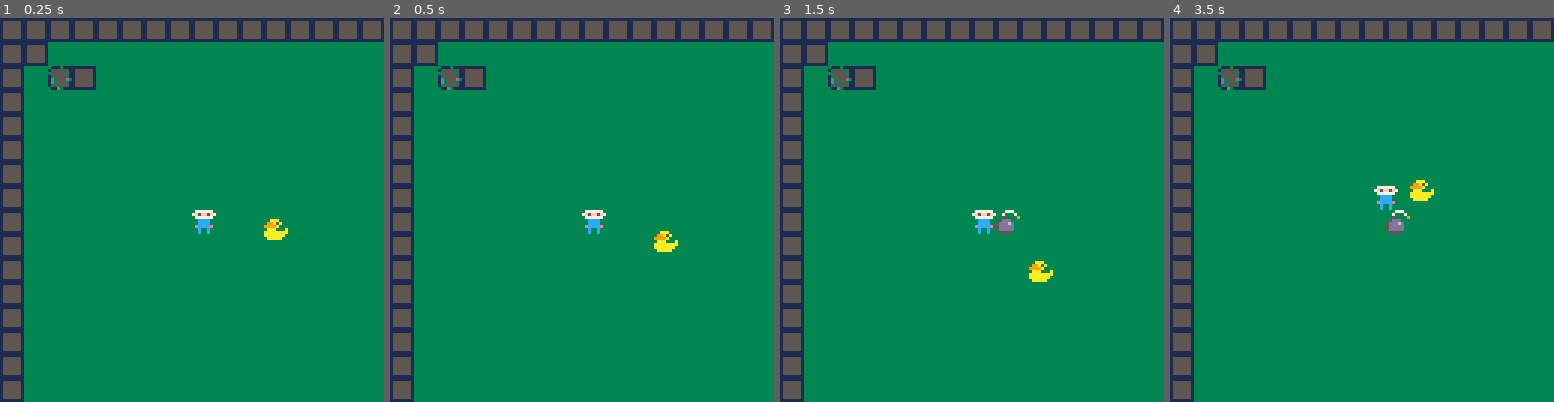
Above: before the commit, frames 1-4 (left to right).
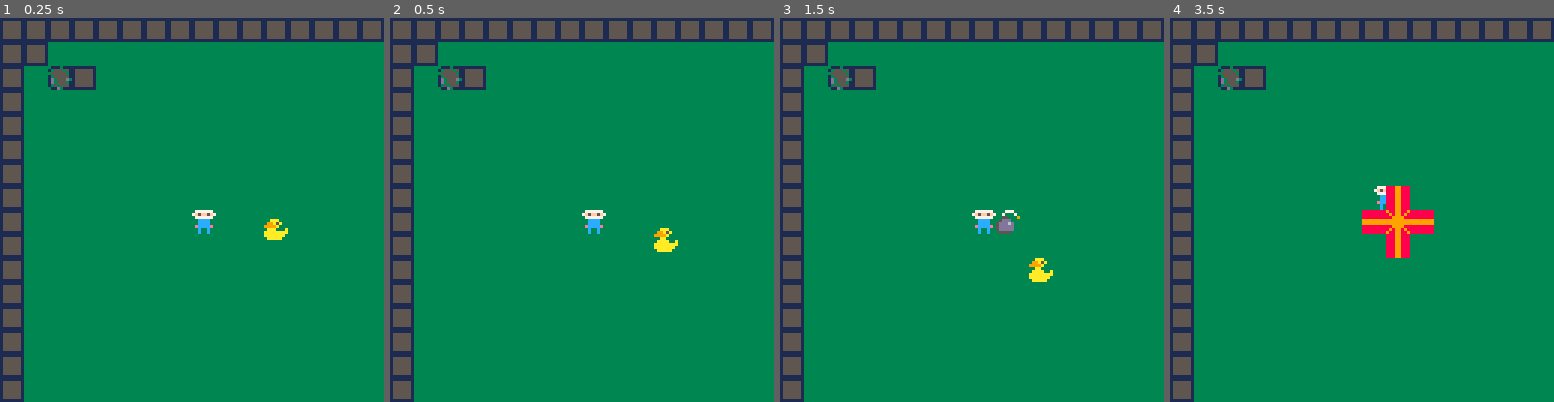
Above: after the commit, the same moments.

Repository: DigbyTheDog/PicoBomber
Game: PICO-8 cartridge game-1.p8
Two runs of this game, one before a commit and one after it. Both use one fixed random seed, a clock stepped at 60 frames per second and the inputs below.
Inputs:
- Up to frame 1 (0.25 s): no input
- Up to frame 2 (0.5 s): no input
- Up to frame 3 (1.5 s): tap O (Z key) at 0.7 s
- Up to frame 4 (3.5 s): hold Right 1.6-2.1 s; tap O (Z key) every 0.4 s from 1.7 to 3.3 s; hold Up 2.15-2.42 s; hold Right 2.47-3.03 s; hold Left from 3.08 s (still down)

Frame 1 is identical in both runs. In frame 2, 0.1% of the frame differs, in the area x 68-74%, y 54-59%; in frame 3, 0.1%; in frame 4, 2.2%, in the area x 50-69%, y 42-63%.

Commit message:
Update game-1.p8
numerous changes, most notable consolidating all lists of objects

Diff:
--- a/game-1.p8
+++ b/game-1.p8
@@ -3,34 +3,25 @@
 __lua__
 
 local player
-local walls
-local enemies
-
 local game_objects={}
-
 local bomb_is_deployed = false
 local global_timer = 0
 
 function _init()
 
-	enemies={
-		make_enemy(90,64)
-	}
-	walls={
-		make_wall(16,16,8,8,true),
-		make_wall(24,16,8,8),
-		make_wall(8,8,8,8)
-	}
+	make_enemy(90,64)
+	make_wall(16,16,8,8,true)
+	make_wall(24,16,8,8)
+	make_wall(8,8,8,8)
 
 	for i = 0,16,1
 	do
-		add(walls, make_wall(0,i*8,8,8))
+		make_wall(0,i*8,8,8)
 		if i > 0 then
-			add(walls, make_wall(i*8,0,8,8))
+			make_wall(i*8,0,8,8)
 		end
 	end
 
-	bombs={}
 	player = make_protag(64,64,8,8)
 
 end
@@ -111,12 +102,15 @@
 		name="bomberman",
 		facing=1, -- 0123 = lrud
 		is_stuck=false,
+		moving=false,
+		current_sprite=48,
 		draw=function(self)
 
 			if self.is_stuck == true then
 				print("oh no!",self.x+self.width+2,self.y-4,7)
 			end
-			spr(48,self.x,self.y)
+
+			spr(self.current_sprite,self.x,self.y)
 
 		end,
 		update=function(self)
@@ -127,17 +121,22 @@
 
 			-- In a bomberman-type game, it's weird if you can move diag, so limit to one direction at a time.
 			-- TODO: it feels bad to stop when two keys are held, actually.
+			self.moving=false
 			if btn(0) and not (btn(1) or btn(2) or btn(3)) then -- left
 				self.facing = 0
+				self.moving = true
 				self.x -= 1
 			elseif btn(1) and not (btn(0) or btn(2) or btn(3)) then -- right
 				self.facing = 1
+				self.moving = true
 				self.x += 1
 			elseif btn(3) and not (btn(1) or btn(2) or btn(0)) then -- down
 				self.facing = 3
+				self.moving = true
 				self.y += 1
 			elseif btn(2) and not (btn(0) or btn(1) or btn(3)) then -- up
 				self.facing = 2
+				self.moving = true
 				self.y -= 1
 			end
 
@@ -157,7 +156,7 @@
 				end
 
 				if bomb_is_deployed == false then
-					add(bombs, make_bomb(bomb_x,bomb_y,self.facing))
+					make_bomb(bomb_x,bomb_y,self.facing)
 					bomb_is_deployed = true
 				end
 			end
@@ -226,9 +225,8 @@
 			player:check_for_collision_with_wall(self)
 			if self.bombable==true then
 				local b
-				for b in all(bombs) do
-					if b.exploding==true and b:check_for_collision_with_other_object(self)==true then
-						del(walls, self)
+				for b in all(game_objects) do
+					if b.name == "bomb" and b.exploding==true and b:check_for_collision_with_other_object(self)==true then
 						del(game_objects, self)
 					end
 				end
@@ -267,8 +265,8 @@
 
 			-- ensure bomb does not get stuck in wall
 			local w
-			for w in all(walls) do
-				while are_object_rects_colliding(self, w)==true do
+			for w in all(game_objects) do
+				while w.name=="wall" and are_object_rects_colliding(self, w)==true do
 					if self.dropped_while_player_facing==0 then
 						self.x += 1
 						if are_object_rects_colliding(self,player) and not player.is_stuck then
@@ -290,8 +288,8 @@
 							player.y -= 1
 						end
 					end
-					for w in all(walls) do
-						if are_object_rects_colliding(w,player) then
+					for w in all(game_objects) do
+						if w.name=="wall" and are_object_rects_colliding(w,player) then
 							player.is_stuck = true
 							player.x = player_x_orig
 							player.y = player_y_orig
@@ -305,12 +303,11 @@
 			end
 
 			if self.exploding==true then
-				if self.seconds_since_bomb_deployed>=5 then
-					del(bombs, self)
+				if self.seconds_since_bomb_deployed>=4 then
 					del(game_objects, self)
 					bomb_is_deployed = false
 				end
-			elseif self.seconds_since_bomb_deployed==4 then
+			elseif self.seconds_since_bomb_deployed==3 then
 				self.exploding = true
 			end
 
@@ -365,11 +362,18 @@
 	local enemy = make_game_object(x,y,8,8,
 	{
 		name="enemy",
-		enemysprite=3,
+		current_sprite=3,
 		movement_dir=0,
 		facing_right=false,
 		speed=0.5,
+		dying=false,
 		update=function(self)
+
+			if self.dying==true then
+				return
+			end
+
+			self:check_for_being_exploded()
 
 			if self.x%8 == 0 and self.y%8==0 and flr(rnd(5))==4 then
 				self.movement_dir=flr(rnd(4))
@@ -388,8 +392,8 @@
 			end
 
 			local wall
-			for wall in all(walls) do
-				if are_object_rects_colliding(wall,self) then
+			for wall in all(game_objects) do
+				if (wall.name=="wall" or wall.name=="bomb") and are_object_rects_colliding(wall,self) then
 					if self.movement_dir==0 then
 						self.x += self.speed
 						self.movement_dir = 1
@@ -407,17 +411,29 @@
 			end
 
 		end,
+		check_for_being_exploded=function(self)
+
+			if bomb_is_deployed==true then
+				local b
+				for b in all(game_objects) do
+					if b.name == "bomb" and b.exploding==true and b:check_for_collision_with_other_object(self)==true then
+						self.dying=true
+					end
+				end
+			end
+
+		end,
 		draw=function(self)
 
-			if global_timer==29 then
-				if self.enemysprite==4 then
-					self.enemysprite=3
-				elseif enemysprite==3 then
-					self.enemysprite=4
-				end
-			end
-
-			spr(self.enemysprite,self.x,self.y,1,1,facing_right)
+			if global_timer==29 or global_timer==14 then
+				if self.current_sprite==3 then
+					self.current_sprite=4
+				else
+					self.current_sprite=3
+				end
+			end
+
+			spr(self.current_sprite,self.x,self.y,1,1,facing_right)
 
 		end
 	})
@@ -452,11 +468,11 @@
 5ddddd00889999888889988888888888000000000000000000000000000000000000000000000000000000000000000000000000000000000000000000000000
 5ddddd00898998988889988888888888000000000000000000000000000000000000000000000000000000000000000000000000000000000000000000000000
 05555000988998898889988888888888000000000000000000000000000000000000000000000000000000000000000000000000000000000000000000000000
-07777770077777700777777000000000000000000000000000000000000000000000000000000000000000000000000000000000000000000000000000000000
-7f5ff5f707ff5f570777f5f000000000000000000000000000000000000000000000000000000000000000000000000000000000000000000000000000000000
-07777770077777700777777000000000000000000000000000000000000000000000000000000000000000000000000000000000000000000000000000000000
-00cccc0000cccc0000cccc0000000000000000000000000000000000000000000000000000000000000000000000000000000000000000000000000000000000
-00cccc0000cccc0000cccc0000000000000000000000000000000000000000000000000000000000000000000000000000000000000000000000000000000000
-0ecccce000eccc0000cecc0000000000000000000000000000000000000000000000000000000000000000000000000000000000000000000000000000000000
-00c00c00000c0c000000c00000000000000000000000000000000000000000000000000000000000000000000000000000000000000000000000000000000000
-00c00c00000cc0000000cc0000000000000000000000000000000000000000000000000000000000000000000000000000000000000000000000000000000000
+07777770077777700777777007777770077777700000000000000000077777700777777007777770000000000000000000000000000000000000000000000000
+7f5ff5f77f5ff5f77f5ff5f707ff5f570777f5f0000000000000000007ff5f570777f5f077777777000000000000000000000000000000000000000000000000
+07777770077777700777777007777770077777700000000000000000077777700777777007777770000000000000000000000000000000000000000000000000
+00cccc0000cccc0000cccc0000cccc0000cccc00000000000000000000cccc0000cccc0000cccc00000000000000000000000000000000000000000000000000
+00cccc0000cccc0000cccce000cccc0000cccc00000000000000000000cccc0000cccc0000cccc00000000000000000000000000000000000000000000000000
+0ecccce00ecccce000ddcc0000eccc0000cecc00000000000000000000eccc0000cecc000ecccce0000000000000000000000000000000000000000000000000
+00c00c0000c00c000edd0c00000c0c000000c0000000000000000000000c0c000000c00000c00c00000000000000000000000000000000000000000000000000
+00c00c0000dd0c0000000c00000cc0000000cc000000000000000000000cc0000000cc0000c00c00000000000000000000000000000000000000000000000000
